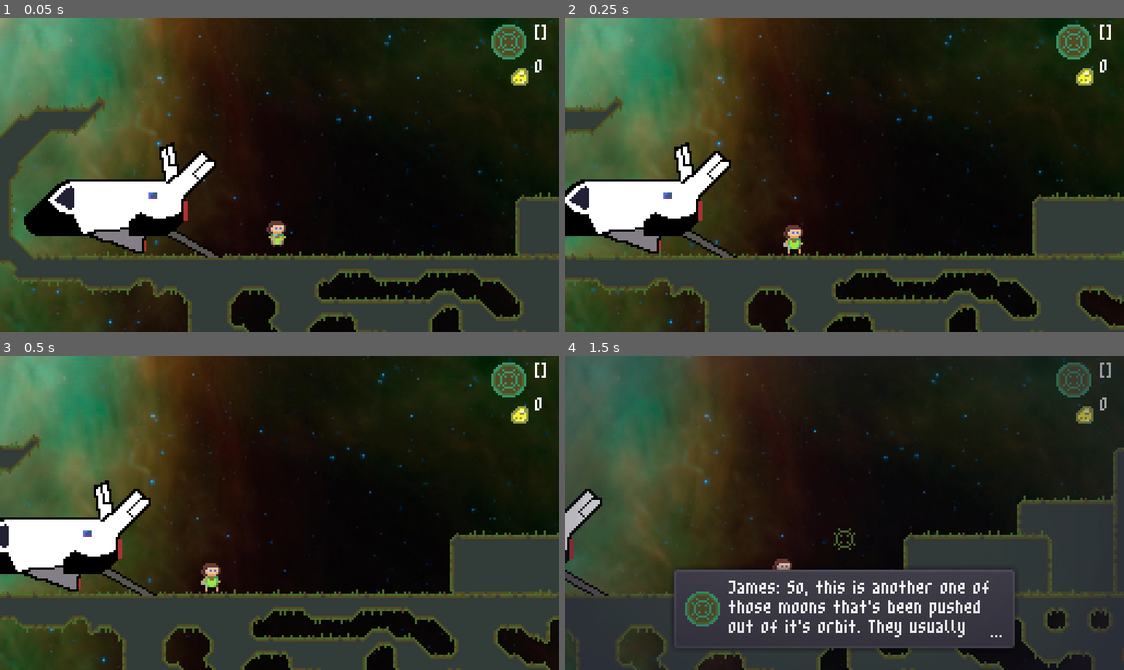
Above: before the commit, frames 1-4 (two rows, left to right).
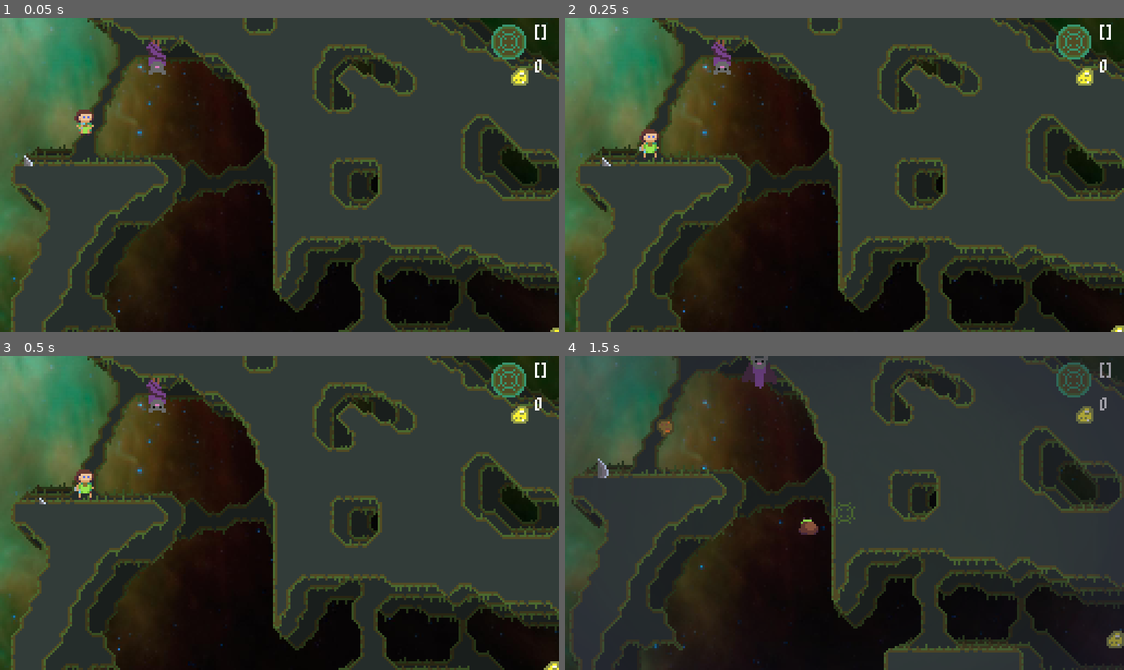
Above: after the commit, the same moments.

Repository: markopolojorgensen/github-gameoff-2020
Game: Godot game, scene res://game.tscn
The game is run twice, just before and just after one commit, with the same random seed, the same clock (stepped at 60 frames per second) and the same inputs. The engine's default icon, where the game draws it, is replaced by a stand-in: a white triangle on a blue panel in a dark square.
Inputs:
- Up to frame 1 (0.05 s): no input
- Up to frame 2 (0.25 s): no input
- Up to frame 3 (0.5 s): no input
- Up to frame 4 (1.5 s): hold Right (ui_right) 0.53-1.28 s; hold C (clear_room_wells) 0.53-1.28 s; tap Space (jump) at 0.77 s; hold Down (ui_down) from 1.28 s (still down); tap Z (gravity_well_mode) at 1.35 s

The runs differ from the first frame. In frame 1, 70% of the frame differs, in the area x 0-100%, y 0-100%; in frame 2, 67%; in frame 3, 66%; in frame 4, 60%.

Commit message:
got the space shark working!

Diff:
--- a/crawling_rocks.tscn
+++ b/crawling_rocks.tscn
@@ -81,8 +81,7 @@
 "values": [ false, false ]
 }
 
-[sub_resource type="Animation" id=4]
-resource_name = "wake_up"
+[sub_resource type="Animation" id=5]
 tracks/0/type = "value"
 tracks/0/path = NodePath("animated_sprite:animation")
 tracks/0/interp = 1
@@ -170,7 +169,7 @@
 shape = SubResource( 3 )
 
 [node name="animation_player" type="AnimationPlayer" parent="."]
-anims/sleeping = SubResource( 5 )
-anims/wake_up = SubResource( 4 )
+anims/sleeping = SubResource( 4 )
+anims/wake_up = SubResource( 5 )
 [connection signal="body_entered" from="." to="." method="_on_walking_rocks_body_entered"]
 [connection signal="body_entered" from="player_detector" to="." method="_on_player_detector_body_entered"]
--- /dev/null
+++ b/enemies/shark/rock_throwing_shark.gd
@@ -0,0 +1,73 @@
+extends Node2D
+
+var old_direction = "right"
+var current_direction = "right"
+const movement_speed = 30
+var player_in_front = false
+
+var throw_rock = false
+
+var rock = preload("res://enemies/shark/thrown_rock.tscn")
+
+func _process(delta):
+	if not $edge_detector.is_colliding():
+		change_direction()
+
+	match current_direction:
+		"right":
+			global_position.x += delta * movement_speed
+			if global.player:
+				player_in_front = global.player.global_position.x > global_position.x
+			launch_rock_check()
+
+		"left":
+			global_position.x -= delta * movement_speed
+			if global.player:
+				player_in_front = global.player.global_position.x < global_position.x
+			launch_rock_check()
+
+		"throwing":
+			$animated_sprite.animation = "down"
+			current_direction = "down"
+			$spike_wait.start()
+
+
+
+func change_direction():
+	throw_rock = true
+
+	match current_direction:
+		"right":
+			current_direction = "left"
+			$animated_sprite.flip_h = true
+			$edge_detector.cast_to.x = -15
+			$edge_detector.position.x = -8
+
+		"left":
+			current_direction = "right"
+			$animated_sprite.flip_h = false
+			$edge_detector.cast_to.x = 15
+			$edge_detector.position.x = 8
+
+func launch_rock_check():
+	if throw_rock && randf() > .95 && player_in_front:
+		throw_rock = false
+		old_direction = current_direction
+		current_direction = "throwing"
+
+func _on_rock_throwing_shark_body_entered(body):
+	if "is_player" in body and $animated_sprite.animation == "spike":
+		global.current_room.respawn_player_in_last_room(body)
+
+func _on_spike_wait_timeout():
+	$animated_sprite.animation = "spike"
+	$restart_trawl.start()
+	var deadly_ass_rock = rock.instance()
+	deadly_ass_rock.direction = old_direction
+	deadly_ass_rock.global_position.x = global_position.x
+	deadly_ass_rock.global_position.y = global_position.y - 10
+	global.world.add_child(deadly_ass_rock)
+
+func _on_restart_trawl_timeout():
+	$animated_sprite.animation = "trawling"
+	current_direction = old_direction
--- /dev/null
+++ b/enemies/shark/rock_throwing_shark.tscn
@@ -0,0 +1,65 @@
+[gd_scene load_steps=14 format=2]
+
+[ext_resource path="res://assets/shark/shark_2.png" type="Texture" id=1]
+[ext_resource path="res://assets/shark/shark_3.png" type="Texture" id=2]
+[ext_resource path="res://assets/shark/shark_0.png" type="Texture" id=3]
+[ext_resource path="res://assets/shark/shark_4.png" type="Texture" id=4]
+[ext_resource path="res://assets/shark/shark_1.png" type="Texture" id=5]
+[ext_resource path="res://assets/shark/shark_6.png" type="Texture" id=7]
+[ext_resource path="res://assets/shark/shark_7.png" type="Texture" id=8]
+[ext_resource path="res://enemies/shark/rock_throwing_shark.gd" type="Script" id=9]
+[ext_resource path="res://assets/shark/sprite_00.png" type="Texture" id=10]
+[ext_resource path="res://assets/shark/sprite_01.png" type="Texture" id=11]
+[ext_resource path="res://assets/shark/sprite_02.png" type="Texture" id=12]
+
+[sub_resource type="SpriteFrames" id=1]
+animations = [ {
+"frames": [ ExtResource( 3 ), ExtResource( 5 ), ExtResource( 1 ), ExtResource( 2 ), ExtResource( 4 ), ExtResource( 2 ), ExtResource( 1 ), ExtResource( 5 ), ExtResource( 5 ) ],
+"loop": true,
+"name": "trawling",
+"speed": 7.0
+}, {
+"frames": [ ExtResource( 3 ), ExtResource( 1 ), ExtResource( 4 ), ExtResource( 7 ), ExtResource( 8 ), ExtResource( 7 ), ExtResource( 4 ), ExtResource( 1 ), ExtResource( 3 ), ExtResource( 10 ) ],
+"loop": false,
+"name": "spike",
+"speed": 100.0
+}, {
+"frames": [ ExtResource( 12 ), ExtResource( 11 ), ExtResource( 10 ) ],
+"loop": false,
+"name": "down",
+"speed": 5.0
+} ]
+
+[sub_resource type="CapsuleShape2D" id=2]
+radius = 1.0
+height = 2.0
+
+[node name="rock_throwing_shark" type="Area2D"]
+collision_layer = 0
+collision_mask = 2
+script = ExtResource( 9 )
+
+[node name="animated_sprite" type="AnimatedSprite" parent="."]
+position = Vector2( 0, -5 )
+frames = SubResource( 1 )
+animation = "trawling"
+frame = 6
+playing = true
+
+[node name="edge_detector" type="RayCast2D" parent="."]
+position = Vector2( 8, 0 )
+enabled = true
+cast_to = Vector2( 15, 5 )
+
+[node name="collision_shape_2d" type="CollisionShape2D" parent="."]
+position = Vector2( 0, -1 )
+shape = SubResource( 2 )
+
+[node name="spike_wait" type="Timer" parent="."]
+one_shot = true
+
+[node name="restart_trawl" type="Timer" parent="."]
+one_shot = true
+[connection signal="body_entered" from="." to="." method="_on_rock_throwing_shark_body_entered"]
+[connection signal="timeout" from="spike_wait" to="." method="_on_spike_wait_timeout"]
+[connection signal="timeout" from="restart_trawl" to="." method="_on_restart_trawl_timeout"]
--- /dev/null
+++ b/enemies/shark/thrown_rock.gd
@@ -0,0 +1,20 @@
+extends RigidBody2D
+
+export var direction = "left"
+onready var horizontal_force = randi() % 100 + 150
+onready var vertical_force = randi() % 50 + 50
+
+# Called when the node enters the scene tree for the first time.
+func _ready():
+	if direction == "left":
+		apply_central_impulse(Vector2.LEFT * horizontal_force)
+	else:
+		apply_central_impulse(Vector2.RIGHT * horizontal_force)
+	apply_central_impulse(Vector2.UP * vertical_force)
+
+
+
+func _on_thrown_rock_body_entered(body):
+	if "is_player" in body:
+		global.current_room.respawn_player_in_last_room(body)
+		call_deferred("queue_free")
--- /dev/null
+++ b/enemies/shark/thrown_rock.tscn
@@ -0,0 +1,21 @@
+[gd_scene load_steps=4 format=2]
+
+[ext_resource path="res://assets/shark/shark_rock.png" type="Texture" id=1]
+[ext_resource path="res://enemies/shark/thrown_rock.gd" type="Script" id=2]
+
+[sub_resource type="RectangleShape2D" id=1]
+extents = Vector2( 4, 4 )
+
+[node name="thrown_rock" type="RigidBody2D"]
+collision_layer = 8
+collision_mask = 11
+contacts_reported = 5
+contact_monitor = true
+script = ExtResource( 2 )
+
+[node name="sprite" type="Sprite" parent="."]
+texture = ExtResource( 1 )
+
+[node name="collision_shape_2d" type="CollisionShape2D" parent="."]
+shape = SubResource( 1 )
+[connection signal="body_entered" from="." to="." method="_on_thrown_rock_body_entered"]
--- a/game.tscn
+++ b/game.tscn
@@ -81,6 +81,7 @@
 "plunger_listeners",
 ]]
 script = ExtResource( 10 )
+starting_level = 2
 initial_camera_path = NodePath("../super_mario_camera")
 
 [node name="parallax_background" type="ParallaxBackground" parent="."]
--- a/levels/ideas/idea_room_1.tscn
+++ b/levels/ideas/idea_room_1.tscn
@@ -1,8 +1,9 @@
-[gd_scene load_steps=6 format=2]
+[gd_scene load_steps=7 format=2]
 
 [ext_resource path="res://levels/generic_room.tscn" type="PackedScene" id=1]
 [ext_resource path="res://nugget.tscn" type="PackedScene" id=2]
 [ext_resource path="res://enemies/bat/bat_spawner.tscn" type="PackedScene" id=3]
+[ext_resource path="res://enemies/shark/rock_throwing_shark.tscn" type="PackedScene" id=4]
 
 [sub_resource type="RectangleShape2D" id=1]
 extents = Vector2( 8, 48 )
@@ -71,3 +72,6 @@
 [node name="decorative_tile_map" parent="parallax_background/parallax_layer_90" index="0"]
 modulate = Color( 0.74902, 0.74902, 0.74902, 1 )
 tile_data = PoolIntArray( -1441787, 0, 196609, -1441786, 0, 3, -1441785, 0, 7, -1441784, 0, 6, -1441783, 0, 4, -1441782 …(61616 unchanged characters)…
+
+[node name="rock_throwing_shark" parent="." index="11" instance=ExtResource( 4 )]
+position = Vector2( -25.2839, 20.0399 )
Binary file added: assets/shark/shark_0.png
Not shown, added: assets/shark/shark_0.png.import
Binary file added: assets/shark/shark_1.png
Not shown, added: assets/shark/shark_1.png.import
Binary file added: assets/shark/shark_2.png
Not shown, added: assets/shark/shark_2.png.import
Binary file added: assets/shark/shark_3.png
Not shown, added: assets/shark/shark_3.png.import
Binary file added: assets/shark/shark_4.png
Not shown, added: assets/shark/shark_4.png.import
Binary file added: assets/shark/shark_5.png
Not shown, added: assets/shark/shark_5.png.import
(and 14 more such lines)
